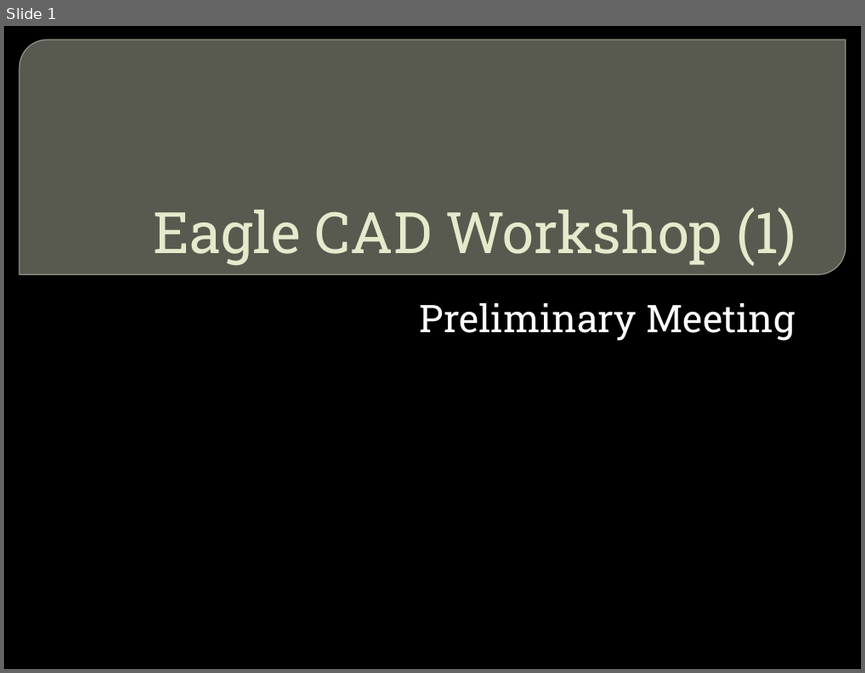
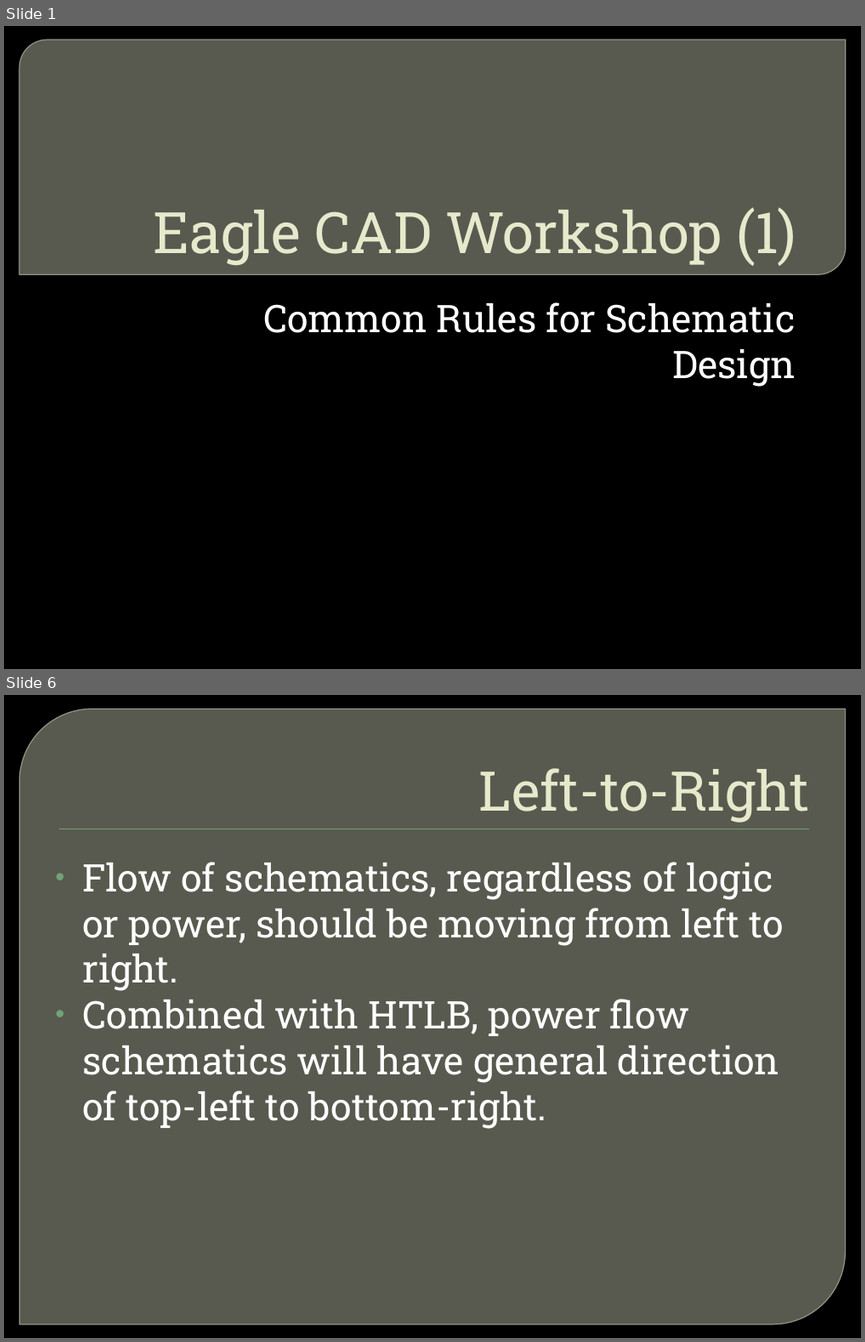
Before and after one commit to CSPon/Workshop_Materials, a slide deck: Workshop_Slides/Eagle CAD/Eagle CAD Workshop (1).pptx. Shown one above the other, each under a label of ours: slide 1 before the commit, slides 1 and 6 after it; the slides between them are not shown. The pictures are 865x673 and 865x1342 pixels, drawn with LibreOffice and Linux fonts; fonts in the diff are those of the drawing; background and template pictures are left out. Boxes give left, top, right and bottom in pixels: in the first picture for what was removed or moved away, otherwise in the second. Text is boxed around its words. In the diff, an @@ line names an element or a change of style, - is before the commit and + after.

```diff
--- a/Workshop_Slides/Eagle CAD/Eagle CAD Workshop (1).pptx
+++ b/Workshop_Slides/Eagle CAD/Eagle CAD Workshop (1).pptx
@@ slide 6 added at [4,695,861,1338], background picture (left out) @@
@@ round diag rect added at [19,709,846,1324], fill #888B7B at 65% opacity, outline #9DA090 0.87 pt @@
@@ title added at [479,768,810,823], 46 pt, text #E7EACB @@
+Left-to-Right
@@ rectangle added at [59,828,809,829], fill #72A376 @@
@@ text added at [83,862,783,1129], 32 pt, text #FFFFFF @@
+• Flow of schematics, regardless of logic or power, should be moving from left to right.
+• Combined with HTLB, power flow schematics will have general direction of top-left to bottom-right.
@@ slide 1 changed as well @@
@@ subtitle at [263,302,795,386]: text changed @@
-Preliminary Meeting
+Common Rules for Schematic Design
```
Also in this commit, not shown: 4 other slides changed, 6 other slides added, 14 slides removed, 3 other files.
